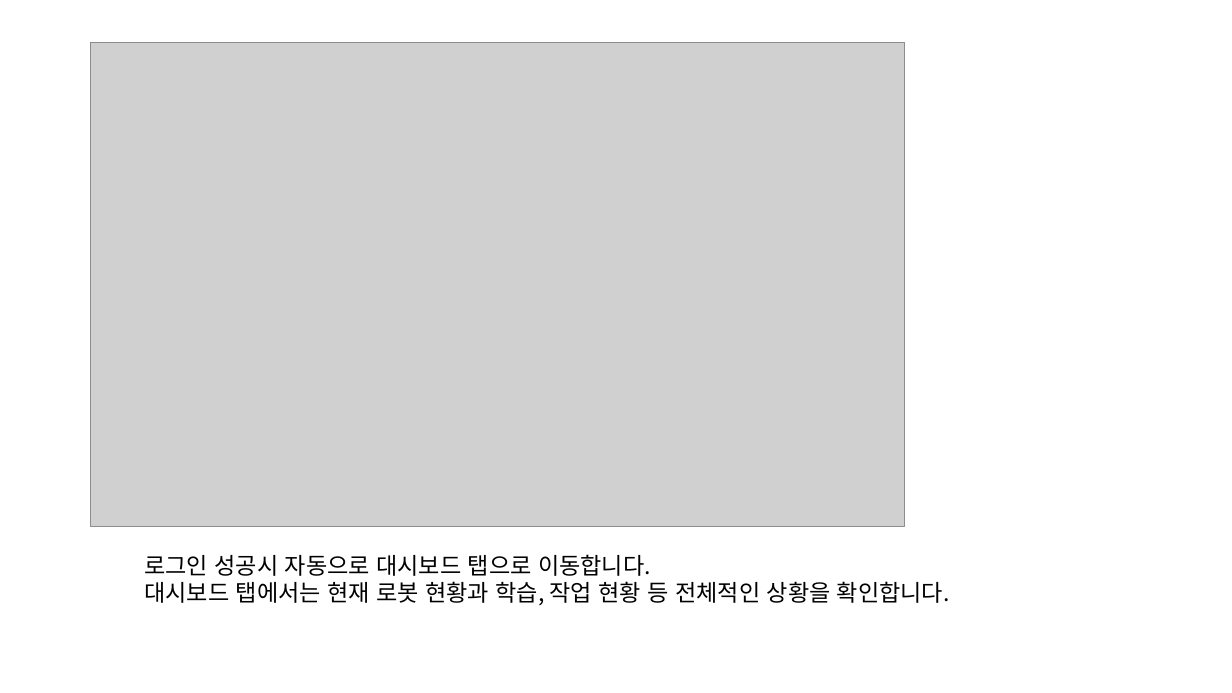
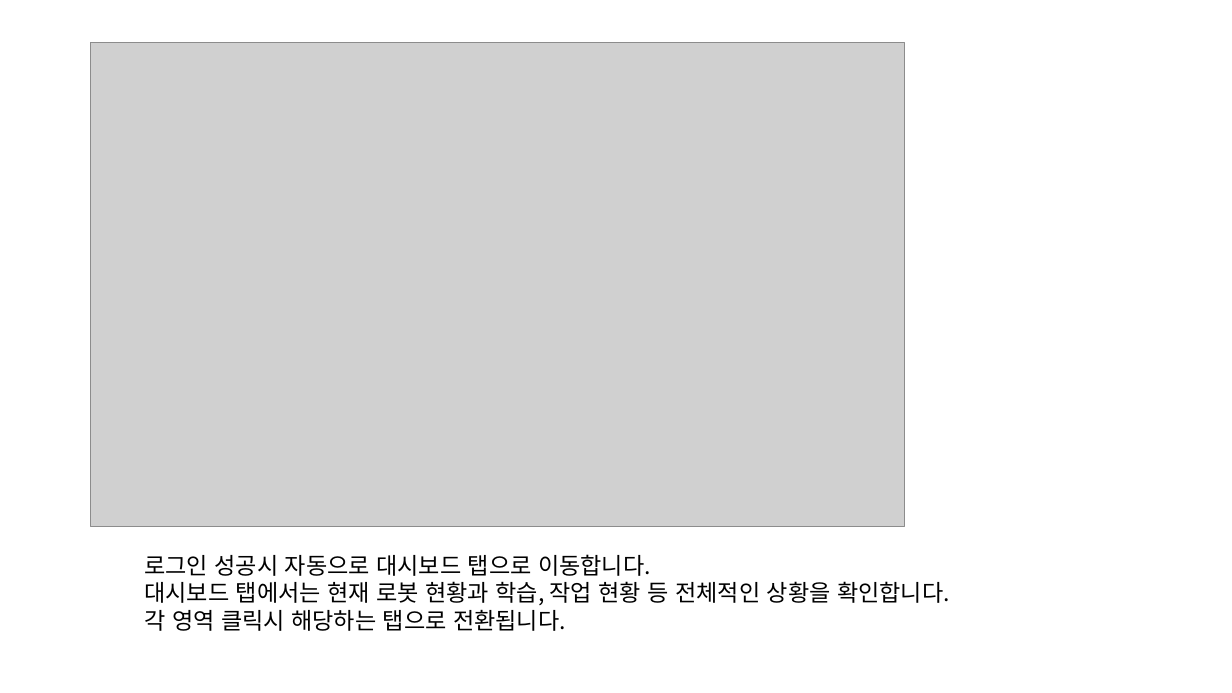
Before and after one commit to ehrud7654/Physical-AI-project, a slide deck: slide 24 of exec/04_시연시나리오.pptx (slide 7 before the commit). Drawn at 1232x693 pixels with LibreOffice and Linux fonts; fonts in the diff are those of the drawing; grey boxes stand for pictures. Boxes give left, top, right and bottom in pixels: in the first picture for what was removed or moved away, otherwise in the second. Text is boxed around its words. In the diff, an @@ line names an element or a change of style, - is before the commit and + after.

```diff
--- a/exec/04_시연시나리오.pptx
+++ b/exec/04_시연시나리오.pptx
@@ text at (144, 609, 566, 631): paragraph added @@
+각 영역 클릭시 해당하는 탭으로 전환됩니다.
```
Also in this commit, not shown: 5 other slides changed, 5 other files.
